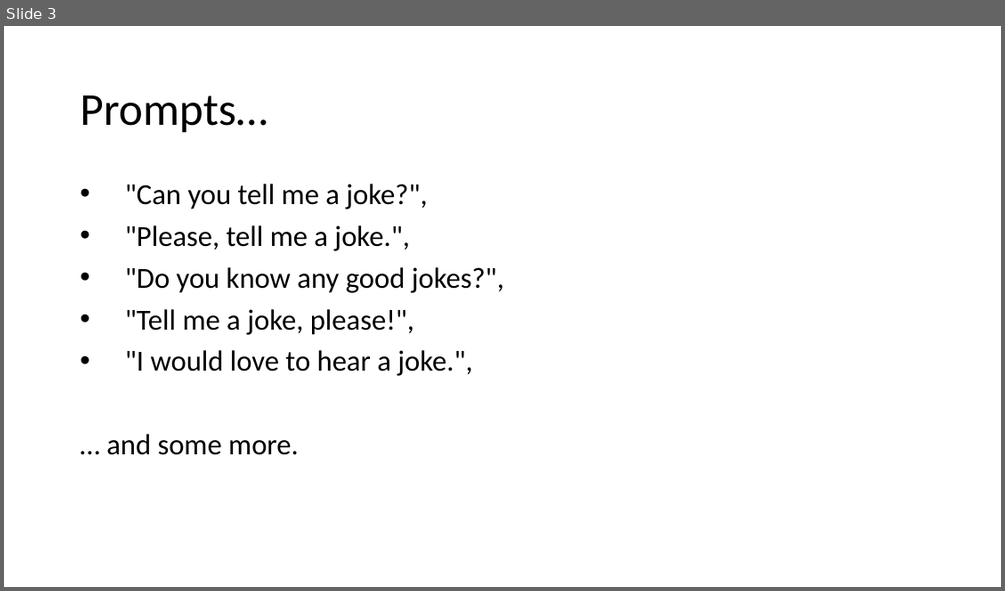
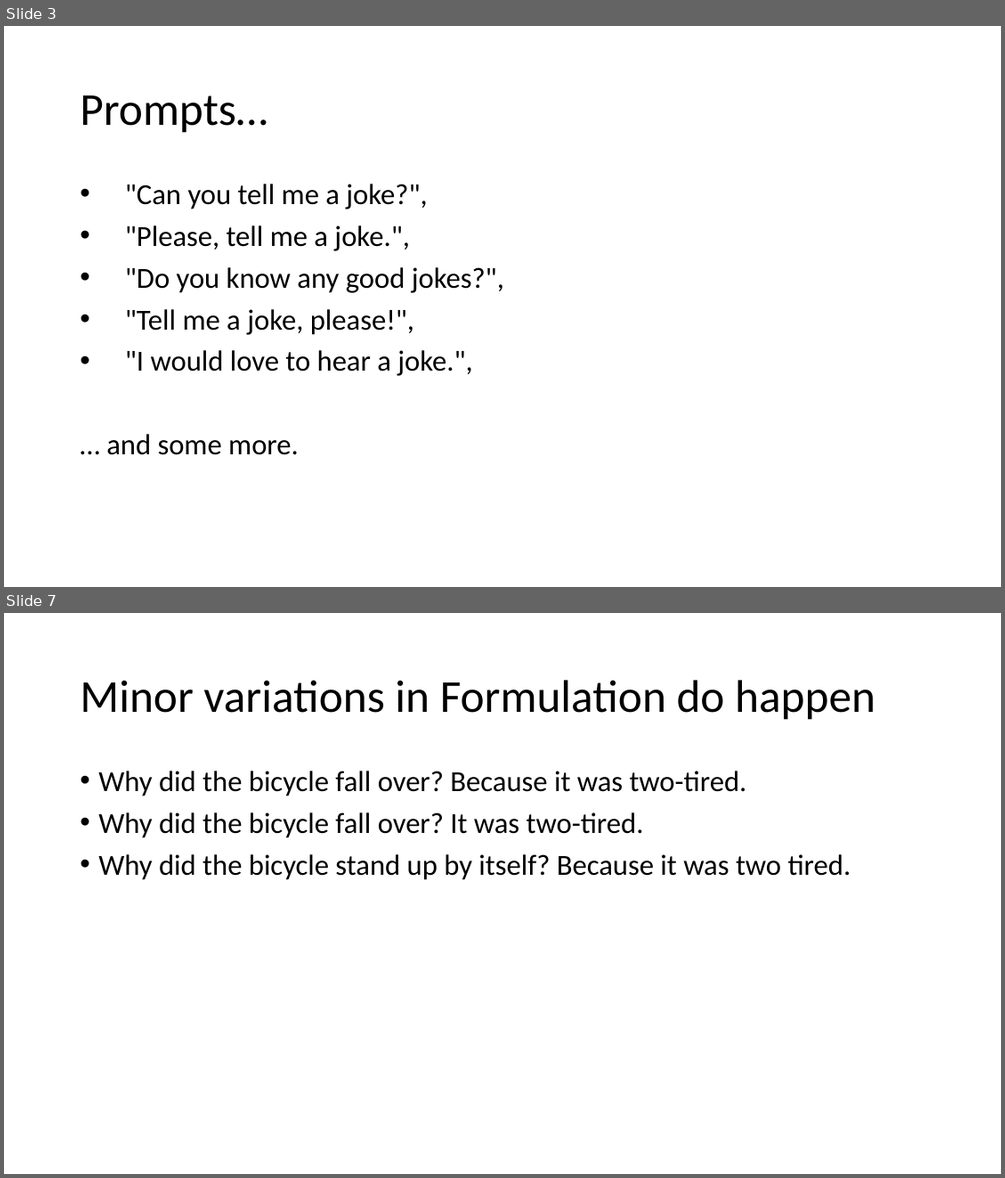
Before and after one commit to sciphie/JokeGPT, a slide deck: ChatGPT is fun –.pptm. Shown one above the other, each under a label of ours: slide 3 before the commit, slides 3 and 7 after it; the slides between them are not shown. The pictures are 1005x591 and 1005x1178 pixels, drawn with LibreOffice and Linux fonts; fonts in the diff are those of the drawing. Boxes give left, top, right and bottom in pixels: in the first picture for what was removed or moved away, otherwise in the second. Text is boxed around its words. In the diff, an @@ line names an element or a change of style, - is before the commit and + after.

```diff
--- a/ChatGPT is fun –.pptm
+++ b/ChatGPT is fun –.pptm
@@ slide 7 added at [4,613,1001,1174], background #FFFFFF @@
@@ title added at [80,680,875,720], 44 pt, text #000000 @@
+Minor variations in Formulation do happen
@@ text added at [98,771,851,880], 28 pt, text #000000 @@
+• Why did the bicycle fall over? Because it was two-tired.
+• Why did the bicycle fall over? It was two-tired.
+• Why did the bicycle stand up by itself? Because it was two tired.
```
Also in this commit, not shown: 1 slide changed, 6 other slides added, 2 slides removed, 4 other files.
